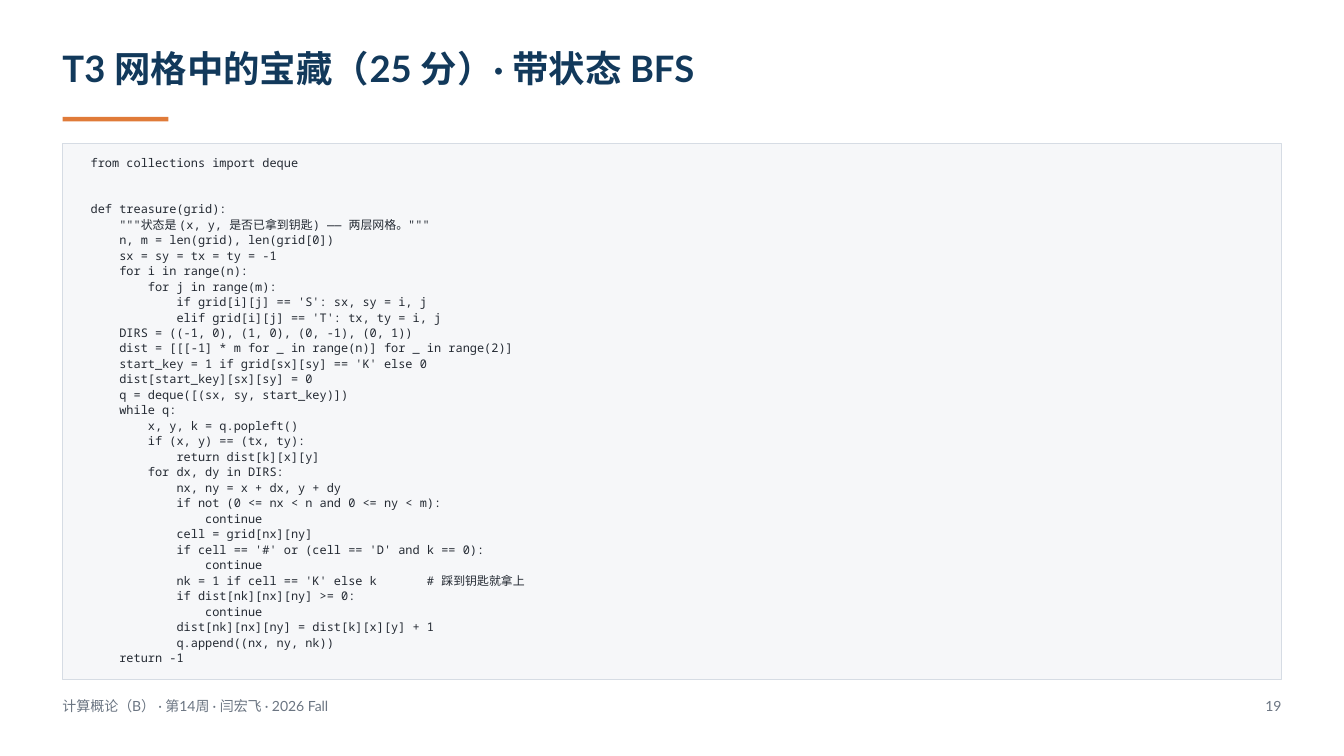
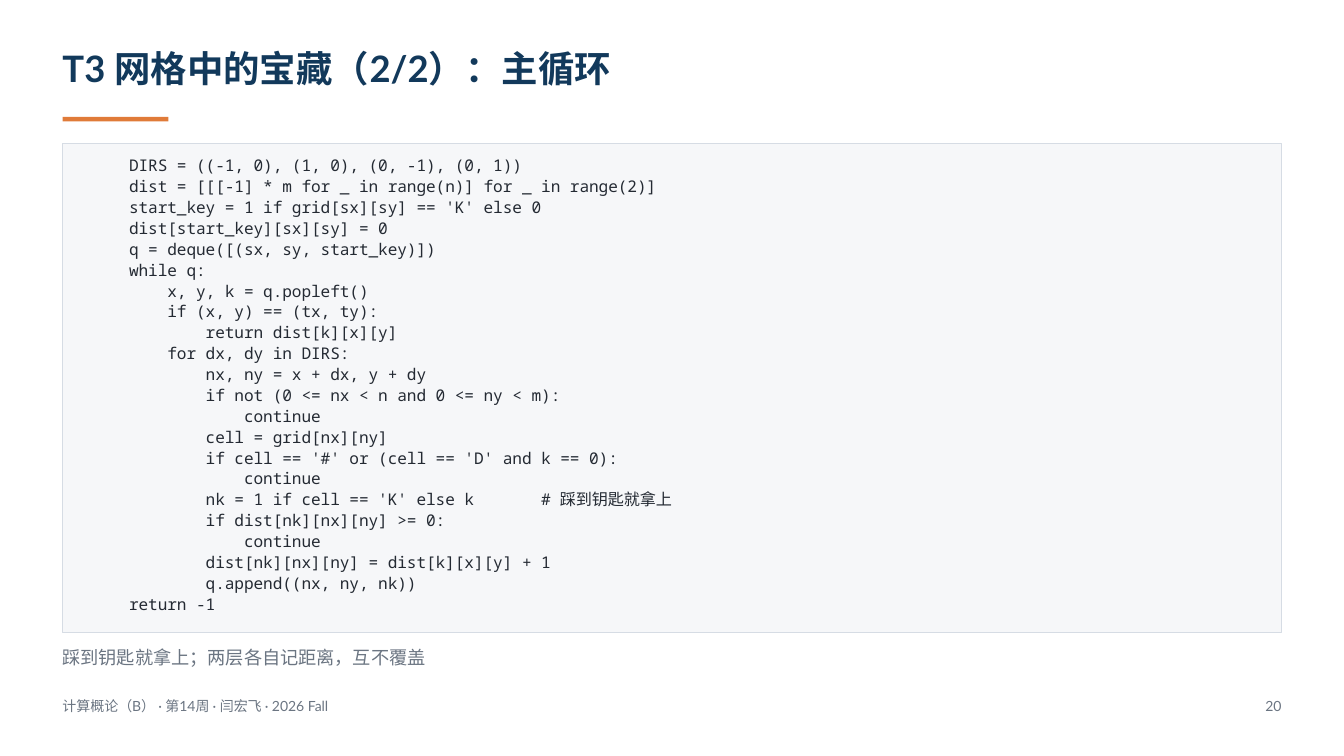
Before and after one commit to GMyhf/2026fall-cs101, a slide deck: slide 20 of courseware/202612_ADS_W14_AI_Literacy_Exam_Recap.pptx (slide 19 before the commit). Drawn at 1344x756 pixels with LibreOffice and Linux fonts; fonts in the diff are those of the drawing. Boxes give left, top, right and bottom in pixels: in the first picture for what was removed or moved away, otherwise in the second. Text is boxed around its words. In the diff, an @@ line names an element or a change of style, - is before the commit and + after.

```diff
--- a/courseware/202612_ADS_W14_AI_Literacy_Exam_Recap.pptx
+++ b/courseware/202612_ADS_W14_AI_Literacy_Exam_Recap.pptx
@@ text at (x1=62, y1=51, x2=611, y2=86): text changed @@
-T3 网格中的宝藏（25 分）· 带状态 BFS
+T3 网格中的宝藏（2/2）：主循环
@@ rectangle resized from (x1=63, y1=143, x2=1281, y2=680) to (x1=63, y1=143, x2=1281, y2=633) @@
@@ text at (x1=91, y1=158, x2=441, y2=325): paragraphs removed @@
-from collections import deque
-def treasure(grid):
-"""状态是 (x, y, 是否已拿到钥匙) —— 两层网格。"""
-n, m = len(grid), len(grid[0])
-sx = sy = tx = ty = -1
-for i in range(n):
-for j in range(m):
-if grid[i][j] == 'S': sx, sy = i, j
-elif grid[i][j] == 'T': tx, ty = i, j
@@ text "DIRS = ((-1, 0), (1, ..." at (x1=129, y1=159, x2=672, y2=610): size 8.5 to 11.5 pt; line spacing 11.1pt to 14.9pt @@
@@ text added at (x1=62, y1=648, x2=425, y2=667), 13 pt, text #6B7582 @@
+踩到钥匙就拿上；两层各自记距离，互不覆盖
@@ text at (x1=1265, y1=701, x2=1281, y2=711): text changed @@
-19
+20
```
Also in this commit, not shown: 8 other slides changed, 1 slide added, 23 other files.
